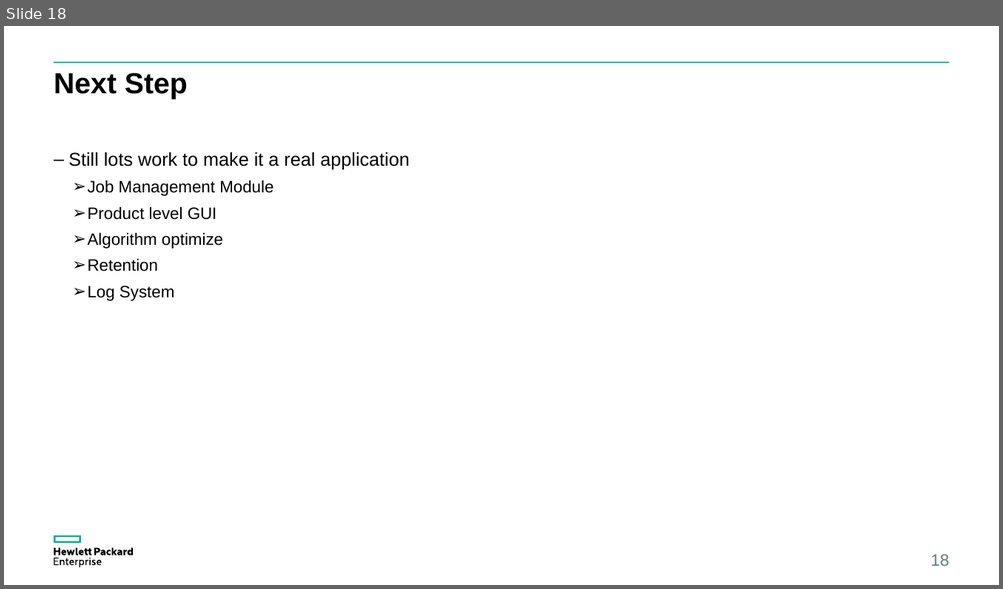
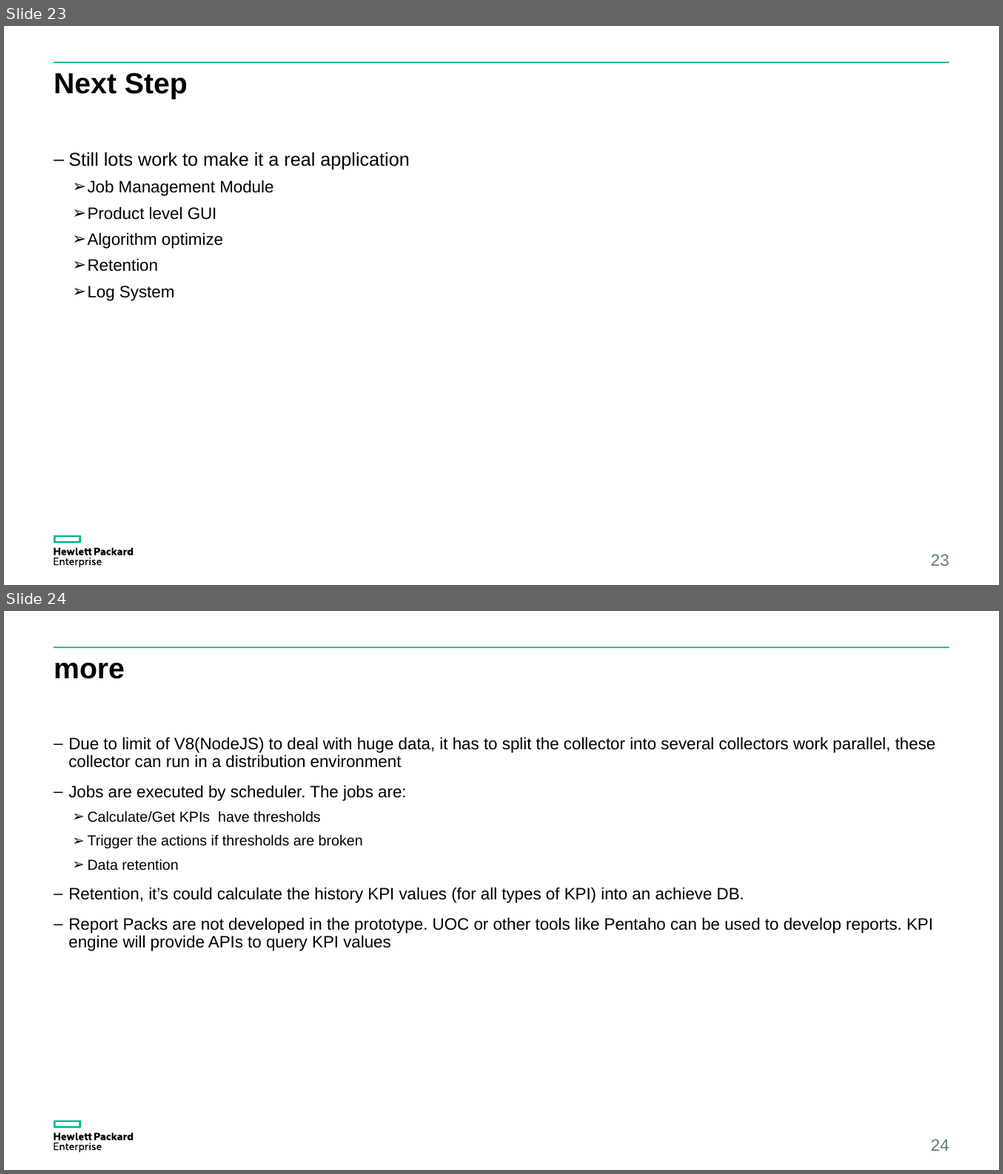
Before and after one commit to yzgang76/MPM, a slide deck: doc/OSSP V2.pptx. Shown one above the other, each under a label of ours: slide 18 before the commit, slides 23 and 24 after it. The pictures are 1003x589 and 1003x1174 pixels, drawn with LibreOffice and Linux fonts; fonts in the diff are those of the drawing. Boxes give left, top, right and bottom in pixels: in the first picture for what was removed or moved away, otherwise in the second. Text is boxed around its words. In the diff, an @@ line names an element or a change of style, - is before the commit and + after.

```diff
--- a/doc/OSSP V2.pptx
+++ b/doc/OSSP V2.pptx
@@ slide 24 added at <box>4,611,999,1170</box>, background #FFFFFF; not listed: 3 template elements that a slide beside it also shows @@
@@ title added at <box>54,663,125,679</box>, 28 pt, text #000000, bold @@
+more
@@ text added at <box>68,737,936,951</box>, 16 pt, text #000000 @@
+– Due to limit of V8(NodeJS) to deal with huge data, it has to split the collector into several collectors work parallel, these collector can run in a distribution environment
+– Jobs are executed by scheduler. The jobs are:
+  ➢ Calculate/Get KPIs have thresholds
+  ➢ Trigger the actions if thresholds are broken
+  ➢ Data retention
+– Retention, it’s could calculate the history KPI values (for all types of KPI) into an achieve DB.
+– Report Packs are not developed in the prototype. UOC or other tools like Pentaho can be used to develop reports. KPI engine will provide APIs to query KPI values
@@ page number added at <box>930,1139,949,1151</box>, 16 pt, text #617D78 @@
+24
@@ what was slide 18 is now slide 23 @@
@@ page number at <box>930,554,949,566</box>: text changed @@
-18
+23
```
Also in this commit, not shown: 5 slides changed, 5 other slides added.
